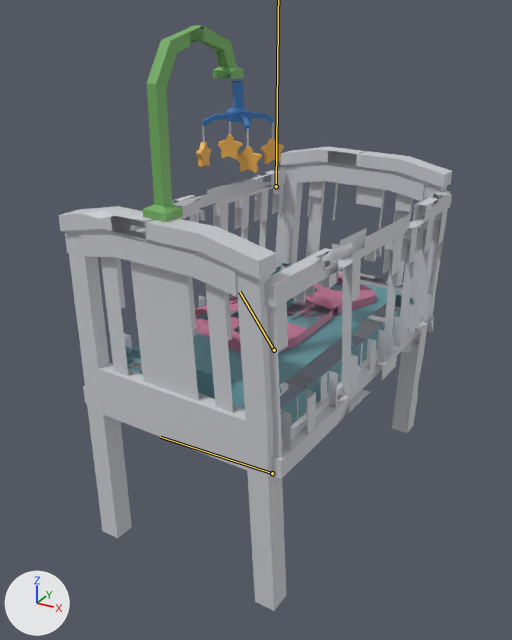
An edit to the FBX model RhythmGamePrototype3/Assets/Animation/Baby_beat3/BabyCot_activated_beat3.fbx, drawn before and after from the same camera.
Both versions are drawn from a 50 mm lens placed at (1.06, -2.06, 1.67), pointed at (-0.03, -0.08, 0.68). Arrows for +X, +Y and +Z are at lower left; the lights stay in place. Both versions are drawn at frame 13 of the action 'Take 001'; the numbers are the values there. The bones that bend it are drawn over the model as lines.

In view in the first picture: 'SM_Prop_BabyCot_01', 'SM_Prop_BabyCot_Door_01', 'SM_Prop_BabyCot_Mobile_01', 'SM_Prop_BabyCot_Mobile_02'.
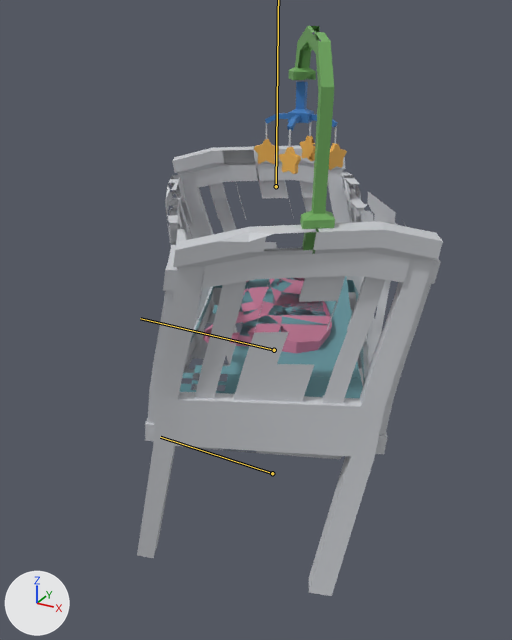
Location of each change, [x1, y1, x2, y2] in pixels of the pictures (512 x 640 px):
'SM_Prop_BabyCot_01', posed (22% narrower)
    before: [58, 147, 452, 611]
    after: [137, 146, 443, 596]
'SM_Prop_BabyCot_Door_01', posed (47% narrower)
    before: [264, 190, 452, 479]
    after: [341, 172, 441, 455]
'SM_Prop_BabyCot_Mobile_01', posed
    before: [142, 25, 244, 222]
    after: [289, 26, 335, 254]
'SM_Prop_BabyCot_Mobile_02', posed
    before: [196, 81, 284, 173]
    after: [254, 82, 347, 174]
bone 'joint2', root to tip
    before: (274, 350) to (239, 291)
    after: (274, 350) to (140, 318)

Edits to the bpy script that builds the scene:
```text
Change bone_joint2:
    where bone_joint2 = bpy.data.objects['Armature'].pose.bones['joint2']  # child of 'joint1'
    bone_joint2.rotation_quaternion: (0.998, -0.065, 0.0, 0.0) -> (0.938, 0.348, 0.0, 0.0)  # degrees (-7, 0, 0) -> degrees (41, 0, 0)
```
